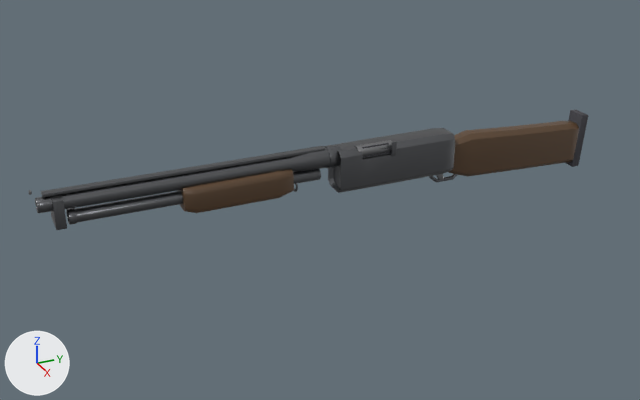
A saved change to the FBX model Assets/_Project/Art/Models/Resources/Kordon/Weapons/k870.fbx.
Rendered twice from a 50 mm camera at (1.295, -0.89, 0.632) aimed at (-0.036, -0.291, -0.033). Lighting does not change. The marker at lower left points along +X, +Y and +Z. The older version comes first. Vertices at exactly the same position are counted once.

The scene before the commit, as lines of its bpy script (objects in view):
```python
me_k870 = bpy.data.meshes.new('k870')
me_k870.from_pydata(...)  # 4017 vertices, 3964 faces; spans x -0.026..0.029, y -0.789..0.255, z -0.037..0.09
# faces by material slot: [2396, 604, 108, 856]
me_k870.materials.append(mat_krd_gun_metal)  # grey #6e6f73
me_k870.materials.append(mat_krd_gun_bare)  # grey #959698
me_k870.materials.append(mat_krd_rubber)  # dark grey #45454b
me_k870.materials.append(mat_krd_gun_wood)  # brown #5b442f
ob_k870 = bpy.data.objects.new('k870', me_k870)
ob_k870.location = (0.0, 0.0, 0.0)
```
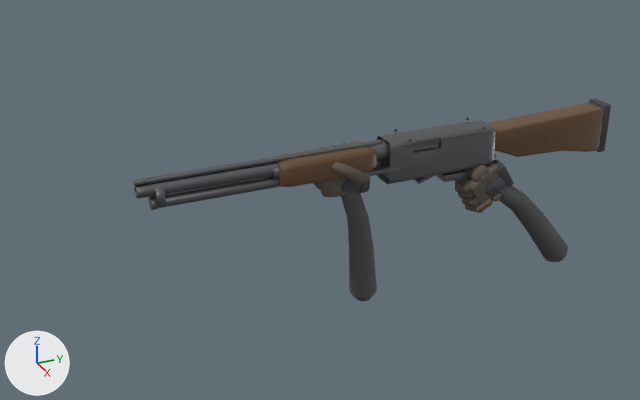
Boxes [x1, y1, x2, y2] around the edits, measured in the pictures (640 x 400 px; the box of a moved part takes in the faces that stretch with it):
'k870', reshaped (15% narrower, 7% shorter)
    before: [29, 110, 589, 230]
    after: [133, 98, 611, 210]
'HandRight', added
    after: [455, 159, 568, 262]
    faces in mat_krd_gun_polymer (dark grey #4f4f50): [497, 186, 568, 262]
    faces in mat_krd_glove_leather (brown #61574e): [455, 162, 501, 213]
    faces in mat_krd_rubber (dark grey #45454b): [469, 159, 513, 204]
'HandLeft', added
    after: [313, 141, 377, 301]
    faces in mat_krd_gun_polymer (dark grey #4f4f50): [341, 191, 377, 301]
    faces in mat_krd_glove_leather (brown #61574e): [313, 141, 370, 198]
    faces in mat_krd_rubber (dark grey #45454b): [341, 179, 370, 193]
part 1 of me_k870, moved or reshaped (not visible before)
    after: [414, 176, 433, 184]
part 2 of me_k870, added
    after: [364, 160, 400, 176]
part 3 of me_k870, moved or reshaped (not visible afterwards)
    before: [391, 141, 397, 156]
part 4 of me_k870, moved or reshaped (not visible afterwards)
    before: [362, 143, 389, 157]
part 5 of me_k870, moved or reshaped (not visible afterwards)
    before: [41, 146, 325, 197]
part 6 of me_k870, moved or reshaped (not visible afterwards)
    before: [51, 195, 67, 230]
part 7 of me_k870, moved or reshaped (not visible afterwards)
    before: [566, 110, 589, 167]
part 8 of me_k870, added
    after: [358, 162, 368, 168]
part 9 of me_k870, added
    after: [324, 168, 334, 174]
part 10 of me_k870, added
    after: [307, 170, 317, 177]
part 11 of me_k870, rebuilt (16% narrower, 13% shorter)
    before: [35, 145, 341, 213]
    after: [134, 140, 391, 199]
part 12 of me_k870, rebuilt (6% narrower)
    before: [328, 128, 455, 193]
    after: [377, 120, 496, 184]
part 13 of me_k870, rebuilt
    before: [75, 169, 321, 222]
    after: [158, 177, 280, 208]
part 14 of me_k870, rebuilt (11% narrower)
    before: [449, 121, 579, 177]
    after: [488, 102, 604, 157]
part 15 of me_k870, deleted
    before: [29, 145, 337, 225]
part 16 of me_k870, cut back
    before: [178, 140, 458, 213]
    after: [133, 117, 496, 210]
part 17 of me_k870, added
    after: [589, 98, 611, 152]

Edits to the bpy script that builds the scene:
```text
Change me_k870:
    remove me_k870.from_pydata(...)  # 4017 vertices, 3964 faces; spans x -0.026..0.029, y -0.789..0.255, z -0.037..0.09
    add me_k870.from_pydata(...)  # 6540 vertices, 6580 faces; spans x -0.028..0.028, y -0.63..0.304, z -0.019..0.084
    me_k870 part 1: the loose piece of 56 vertices spanning x -0.015..0.015, y -0.236..-0.176, z 0.0..0.004 is multiplied about its middle by the matrix ((1.244, 0.0, 0.0), (0.0, 0.637, -0.536), (0.0, 0.207, 1.649)), then moved by (0.0, 0.105, -0.004), in mat_krd_gun_metal (grey #6f7174)
    me_k870 part 2: the loose piece of 56 vertices spanning x -0.015..0.015, y -0.236..-0.176, z 0.0..0.004 is copied, and the copy is scaled about its middle by (1.8, 1.48, 2.19), then moved by (0.0, -0.003, 0.028), in mat_krd_gun_metal (grey #6f7174); it spans x -0.026..0.026, y -0.252..-0.164, z 0.026..0.034
    me_k870 part 3: the loose piece of 56 vertices spanning x 0.025..0.029, y -0.183..-0.174, z 0.057..0.083 is scaled about its middle by (0.286, 0.583, 0.0242), then moved by (-0.055, 0.032, 0.011), in mat_krd_rubber (dark grey #45454b)
    me_k870 part 4: the loose piece of 56 vertices spanning x 0.017..0.02, y -0.236..-0.185, z 0.06..0.079 is scaled about its middle by (0.349, 0.0938, 0.0342), then moved by (-0.046, 0.217, 0.011)
    me_k870 part 5: the loose piece of 56 vertices spanning x -0.007..0.007, y -0.771..-0.301, z 0.079..0.084 is scaled about its middle by (0.0578, 0.0101, 0.151), then moved by (0.028, 0.389, 0.0), in mat_krd_rubber (dark grey #45454b)
    me_k870 part 6: the loose piece of 56 vertices spanning x -0.024..0.024, y -0.759..-0.743, z 0.028..0.076 is scaled about its middle by (0.016, 0.313, 0.0131), then moved by (0.028, 0.757, 0.029), in mat_krd_rubber (dark grey #45454b)
    me_k870 part 7: the loose piece of 56 vertices spanning x -0.018..0.018, y 0.23..0.255, z -0.037..0.069 is multiplied about its middle by the matrix ((0.075, 0.0, 0.0), (0.0, 1.288, -0.113), (0.0, 0.008, 0.091)), then moved by (-0.025, -0.481, 0.033), in mat_krd_gun_wood (brown #664b33)
    me_k870 part 8: the loose piece of 56 vertices spanning x -0.003..0.003, y -0.366..-0.346, z 0.029..0.043 is copied, and the copy is scaled about its middle by (0.51, 1.02, 0.731), then moved by (0.025, 0.117, 0.013), in mat_krd_gun_wood (brown #664b33); it spans x 0.023..0.026, y -0.248..-0.228, z 0.044..0.054
    me_k870 part 9: the loose piece of 56 vertices spanning x -0.003..0.003, y -0.366..-0.346, z 0.029..0.043 is copied, and the copy is scaled about its middle by (0.51, 1.02, 0.731), then moved by (0.025, 0.053, 0.013), in mat_krd_gun_wood (brown #664b33); it spans x 0.023..0.026, y -0.312..-0.292, z 0.044..0.054
    me_k870 part 10: the loose piece of 56 vertices spanning x -0.003..0.003, y -0.366..-0.346, z 0.029..0.043 is copied, and the copy is scaled about its middle by (0.51, 1.02, 0.731), then moved by (0.025, 0.021, 0.013), in mat_krd_gun_wood (brown #664b33); it spans x 0.023..0.026, y -0.344..-0.324, z 0.044..0.054
    me_k870 part 11: the loose piece of 480 vertices spanning x -0.019..0.019, y -0.781..-0.273, z 0.045..0.083 is rebuilt with 572 vertices and now spans x -0.019..0.019, y -0.628..-0.158, z 0.04..0.078
    me_k870 part 12: the loose piece of 291 vertices spanning x -0.026..0.026, y -0.28..-0.051, z 0.0..0.078 is rebuilt with 364 vertices and now spans x -0.026..0.026, y -0.184..0.037, z 0.0..0.08
    me_k870 part 13: the loose piece of 240 vertices spanning x -0.011..0.011, y -0.731..-0.311, z 0.025..0.047 is rebuilt with 122 vertices and now spans x -0.01..0.01, y -0.602..-0.208, z 0.025..0.045
    me_k870 part 14: the loose piece of 184 vertices spanning x -0.019..0.019, y -0.049..0.236, z -0.03..0.067 is rebuilt with 156 vertices and now spans x -0.023..0.023, y 0.026..0.29, z -0.01..0.079
    me_k870 part 15: 12 loose pieces with 1734 vertices, spanning x -0.024..0.024, y -0.789..0.034, z -0.005..0.09, are deleted
    me_k870 part 16: 560 vertices removed from x -0.024..0.024, y -0.556..-0.018, z -0.024..0.08; 3710 vertices added at x -0.028..0.028, y -0.63..0.08, z -0.019..0.084
    me_k870 part 17: 152 vertices added at x -0.024..0.024, y 0.288..0.304, z -0.014..0.084
    other edits to the shape of me_k870 do not show in these pictures
Add ob_handright:
    ob_handright = bpy.data.objects.new('HandRight', me_handright)  # 4334 vertices, 4100 faces; spans x -0.024..0.066, y -0.032..0.219, z -0.23..0.009; in mat_krd_glove_leather (brown #61574e), mat_krd_rubber (dark grey #45454b), mat_krd_gun_polymer (dark grey #4f4f50)
    ob_handright.location = (0.0, 0.0, 0.0)
Add ob_handleft:
    ob_handleft = bpy.data.objects.new('HandLeft', me_handleft)  # 3866 vertices, 3666 faces; spans x -0.044..0.04, y -0.316..-0.183, z -0.255..0.079; in mat_krd_glove_leather (brown #61574e), mat_krd_rubber (dark grey #45454b), mat_krd_gun_polymer (dark grey #4f4f50)
    ob_handleft.location = (0.0, 0.0, 0.0)
```
